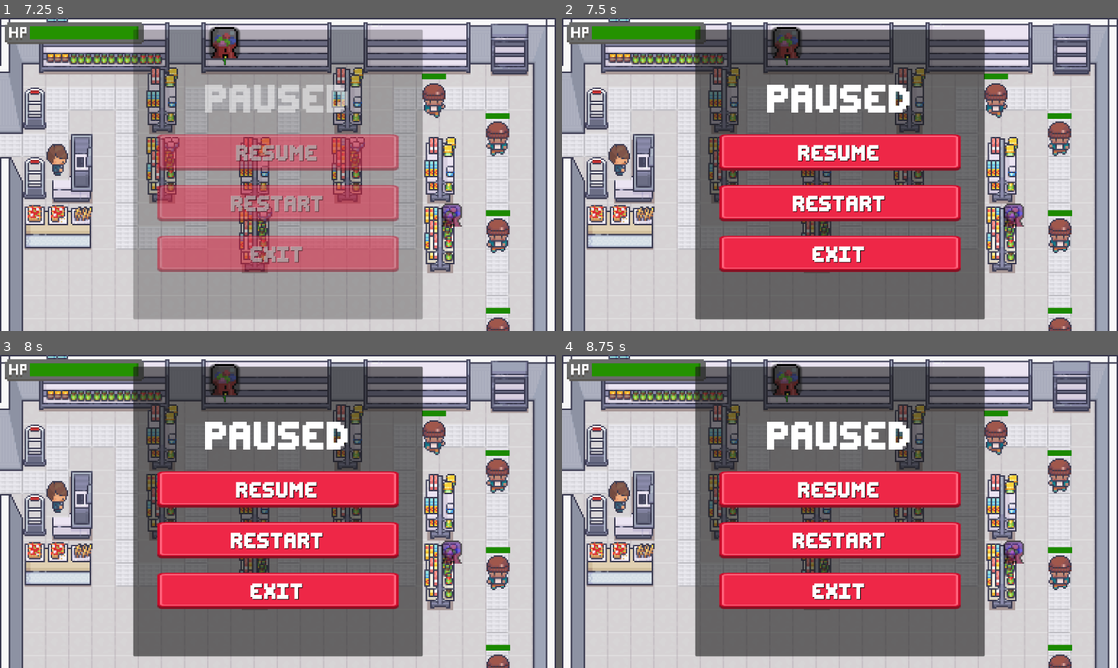
Above: before the commit, frames 1-4 (two rows, left to right).
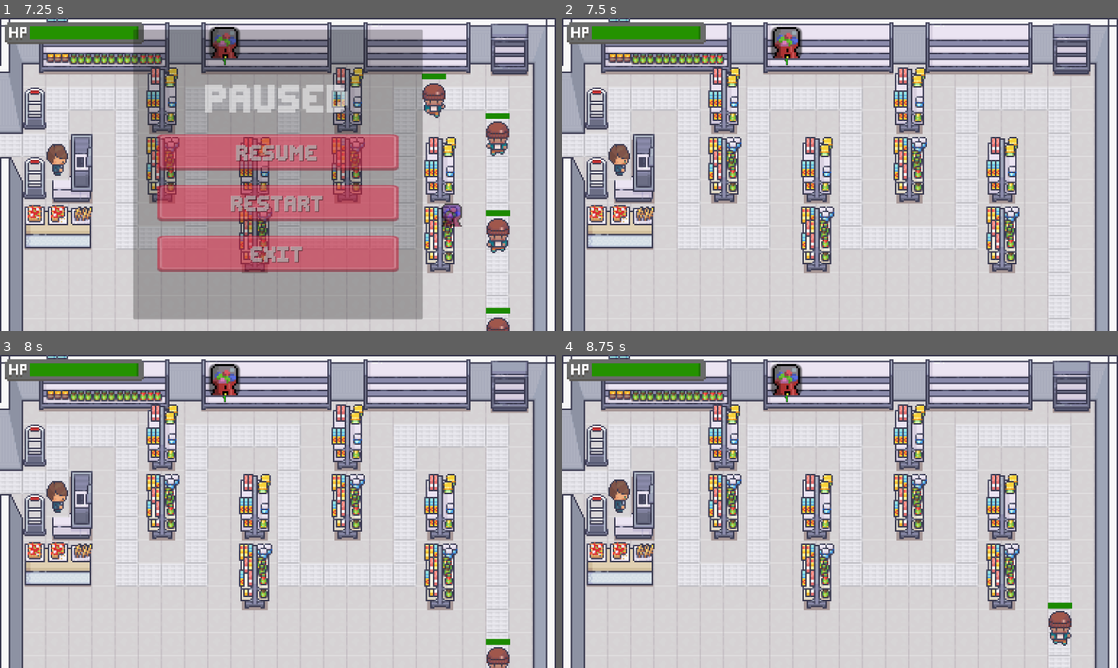
Above: after the commit, the same moments.

Repository: s27459-pj/bodega-battle
Game: Godot game, scene res://scene/scene_handler/scene_handler.tscn
Two runs of this game, one before a commit and one after it. Both use one fixed random seed, a clock stepped at 60 frames per second and the inputs below.
Inputs (mouse positions are in pixels of both pictures, inside the frame that each line leads up to):
- Up to frame 1 (7.25 s): click "PLAY" at 0.5 s; click (222, 43) at 1.25 s; click (222, 43) at 2 s; click (222, 43) at 2.75 s; tap Enter (ui_accept) at 3.5, 3.77, 4.52, 6.02, 6.77 s; move the mouse to (400, 158) at 3.52 s; hold 1 3.53-4.28 s; move the mouse to (166, 190) at 4.27 s; tap 1 at 4.35, 5.85 s; move the mouse to (333, 105) at 5.02 s; hold 1 5.03-5.78 s; move the mouse to (250, 237) at 5.77 s; move the mouse to (444, 221) at 6.52 s; hold 1 from 6.53 s (still down); tap Escape (escape) at 7.15 s
- Up to frame 2 (7.5 s): release 1 at 7.25 s; click "RESTART" at 7.25 s
- Up to frame 3 (8 s): no input
- Up to frame 4 (8.75 s): click (840, 539) at 8 s, where only the run before the commit has a clickable "RESTART"

Frame 1 is identical in both runs. In frame 2, 50% of the frame differs, in the area x 11-92%, y 3-100%; in frame 3, 50%; in frame 4, 50%, in the area x 8-92%, y 3-100%.

Commit message:
Reload `GameScene` when pause menu 'Restart' is pressed

Diff:
--- a/scene/menu/pause_menu.gd
+++ b/scene/menu/pause_menu.gd
@@ -1,4 +1,6 @@
 extends Control
+
+@export var scene_handler: Node
 
 func pause():
 	get_tree().paused = true
@@ -27,7 +29,8 @@
 	resume()
 
 func _on_restart_button_pressed() -> void:
-	pass # TODO
+	resume()
+	get_tree().call_group("scene-handler", "restart_game")
 
 func _on_exit_button_pressed() -> void:
 	resume()
--- a/scene/scene_handler/scene_handler.gd
+++ b/scene/scene_handler/scene_handler.gd
@@ -1,4 +1,8 @@
 extends Node
+
+var game_scene_node: Node2D = null
+
+var click_sfx = preload("res://assets/audio/sound_effects/coin-collect-retro-8-bit-sound-effect-145251.mp3")
 
 func _ready():
 	$MainMenu.visible = true
@@ -9,29 +13,45 @@
 	$MainMenu/MarginContainer/VBoxContainer/ExitButton.pressed.connect(on_exit_pressed)
 	$MainMenu/MarginContainer/VBoxContainer/SettingsButton.pressed.connect(func(): navigate("MainMenu", "Settings"))
 	$MainMenu/MarginContainer/VBoxContainer/HowToPlayButton.pressed.connect(func(): navigate("MainMenu", "HowToPlay"))
+
 	$Settings/MarginContainer/VBoxContainer/BackButton.pressed.connect(func(): navigate("Settings", "MainMenu"))
-	$Settings/MarginContainer/VBoxContainer/VBoxContainer/Apply.pressed.connect(func():  button_click_sfx_effect())
+	$Settings/MarginContainer/VBoxContainer/VBoxContainer/Apply.pressed.connect(func():  button_click_sfx())
+
 	$HowToPlay/MarginContainer/VBoxContainer/BackButton.pressed.connect(func(): navigate("HowToPlay", "MainMenu"))
 
-func button_click_sfx_effect():
-	var click = preload("res://assets/audio/sound_effects/coin-collect-retro-8-bit-sound-effect-145251.mp3")
-	$SFXPlayer.stream = click
+func button_click_sfx():
+	$SFXPlayer.stream = click_sfx
 	$SFXPlayer.play()
 
 func on_new_game_pressed():
-	button_click_sfx_effect()
-	get_node("MainMenu").queue_free()
+	button_click_sfx()
+	$MainMenu.queue_free()
+	$Settings.queue_free()
+	$HowToPlay.queue_free()
+	load_new_game()
+
+func load_new_game():
 	var new_song = preload("res://assets/audio/music/the-wandering-samurai-344699.mp3")
 	$MusicPlayer.stream = new_song
 	$MusicPlayer.play()
-	var game_scene = load("res://scene/level_main/GameScene.tscn").instantiate()
-	add_child(game_scene)
+	game_scene_node = load("res://scene/level_main/GameScene.tscn").instantiate()
+	add_child(game_scene_node)
+
+func unload_game():
+	$MusicPlayer.stream = null
+	$MusicPlayer.stop()
+	game_scene_node.free()
+	game_scene_node = null
+
+func restart_game():
+	unload_game()
+	load_new_game()
 
 func navigate(node, node_to_go):
-	button_click_sfx_effect()
+	button_click_sfx()
 	get_node(node).visible = false
 	get_node(node_to_go).visible = true
 
 func on_exit_pressed():
-	button_click_sfx_effect()
+	button_click_sfx()
 	get_tree().quit()
--- a/scene/scene_handler/scene_handler.tscn
+++ b/scene/scene_handler/scene_handler.tscn
@@ -6,7 +6,7 @@
 [ext_resource type="PackedScene" uid="uid://dogjahn0mqwcx" path="res://scene/menu/how_to_play.tscn" id="4_8hyp3"]
 [ext_resource type="AudioStream" uid="uid://c4565ylgva2lr" path="res://assets/audio/music/bag-of-rubber-bands-342985.mp3" id="5_8hyp3"]
 
-[node name="SceneHandler" type="Node"]
+[node name="SceneHandler" type="Node" groups=["scene-handler"]]
 script = ExtResource("1_w3pf8")
 
 [node name="MainMenu" parent="." instance=ExtResource("2_4wdt3")]
Not shown, changed: README.md
